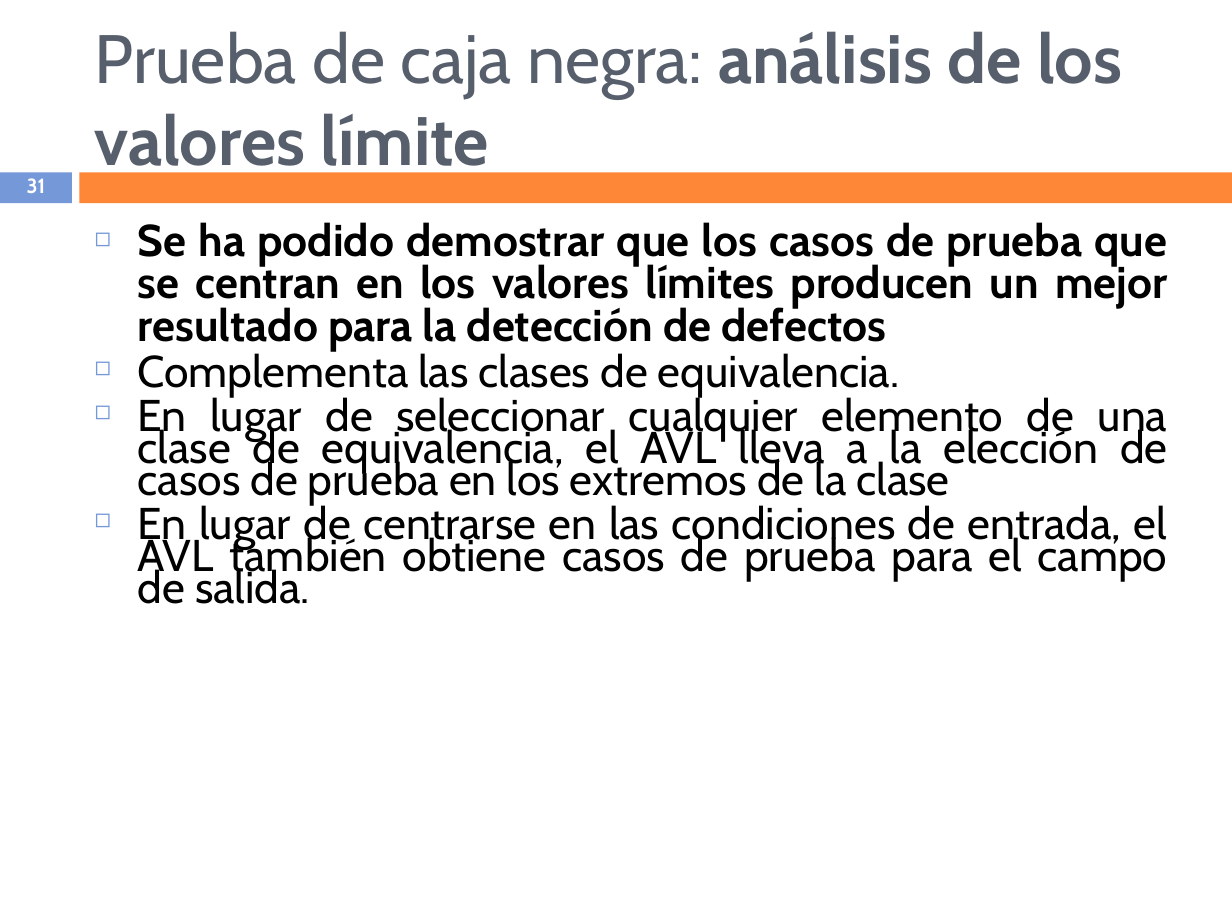
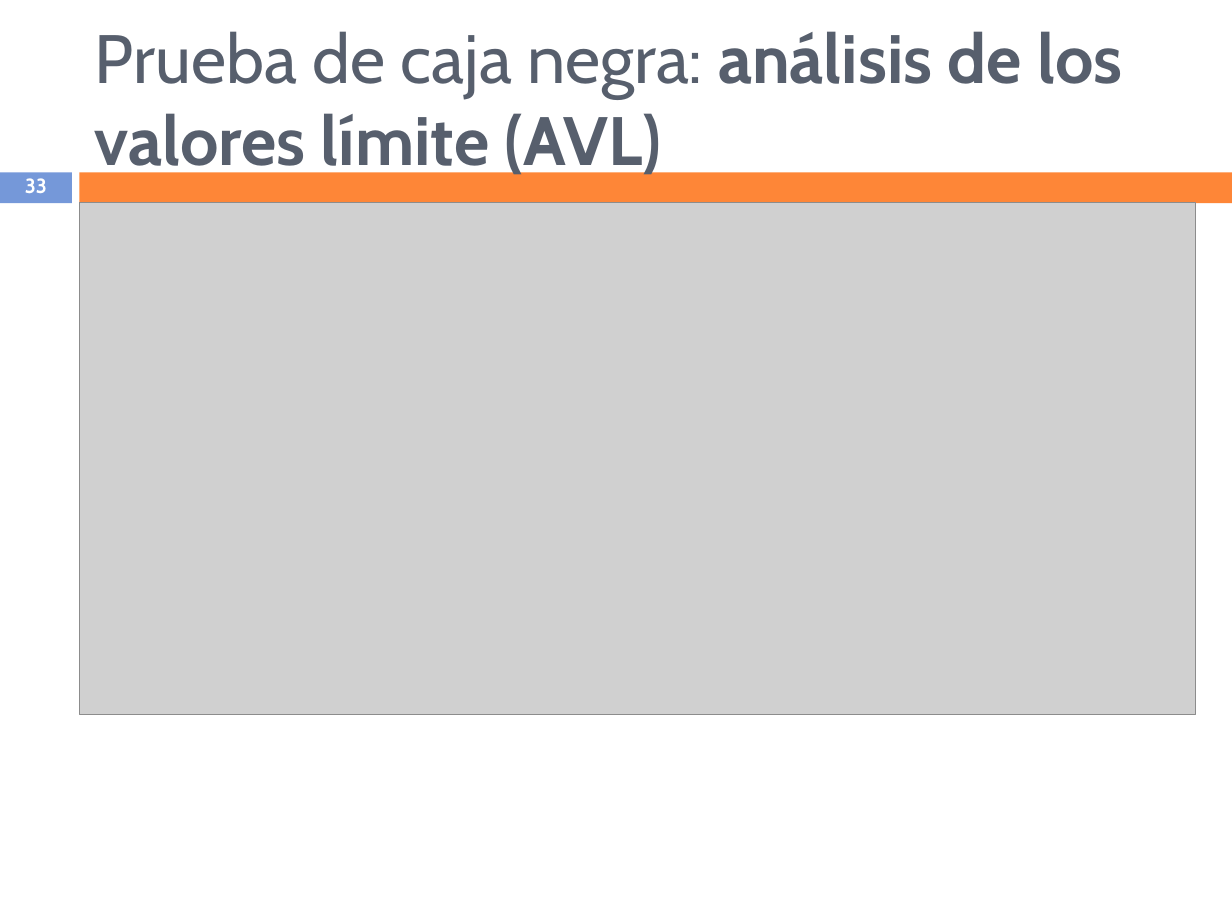
Before and after one commit to TerciodeMarte/DAM, a slide deck: slide 33 of DAM-1/ED/EVALUACION-3/TEMA-5/TEORIA/Diseño y realización de pruebas.ppt (slide 31 before the commit). Drawn at 1232x924 pixels with LibreOffice and Linux fonts; fonts in the diff are those of the drawing; grey boxes stand for pictures. Boxes give left, top, right and bottom in pixels: in the first picture for what was removed or moved away, otherwise in the second. Text is boxed around its words. In the diff, an @@ line names an element or a change of style, - is before the commit and + after.

```diff
--- a/DAM-1/ED/EVALUACION-3/TEMA-5/TEORIA/Diseño y realización de pruebas.ppt
+++ b/DAM-1/ED/EVALUACION-3/TEMA-5/TEORIA/Diseño y realización de pruebas.ppt
@@ title at <box>95,31,1123,181</box>: text changed @@
-Prueba de caja negra: análisis de los valores límite
+Prueba de caja negra: análisis de los valores límite (AVL)
@@ page number at <box>25,178,47,193</box>: text changed @@
-31
+33
@@ picture added at <box>80,203,1196,715</box> @@
@@ text removed at <box>138,222,1168,604</box> @@
-◻ Se ha podido demostrar que los casos de prueba que se centran en los valores límites producen un mejor resultado para la detección de defectos
-◻ Complementa las clases de equivalencia.
-◻ En lugar de seleccionar cualquier elemento de una clase de equivalencia, el AVL lleva a la elección de casos de prueba en los extremos de la clase
-◻ En lugar de centrarse en las condiciones de entrada, el AVL también obtiene casos de prueba para el campo de salida.
```
Also in this commit, not shown: 5 other slides changed, 4 slides added, 2 other files.
